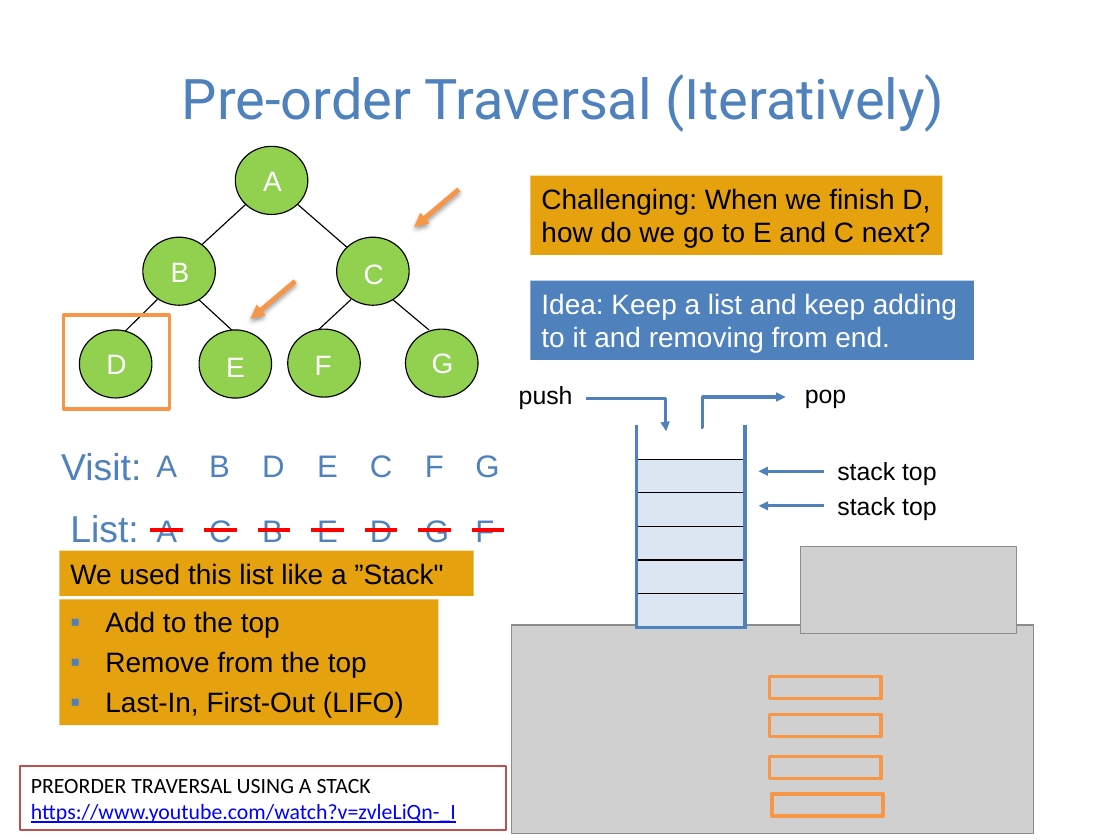
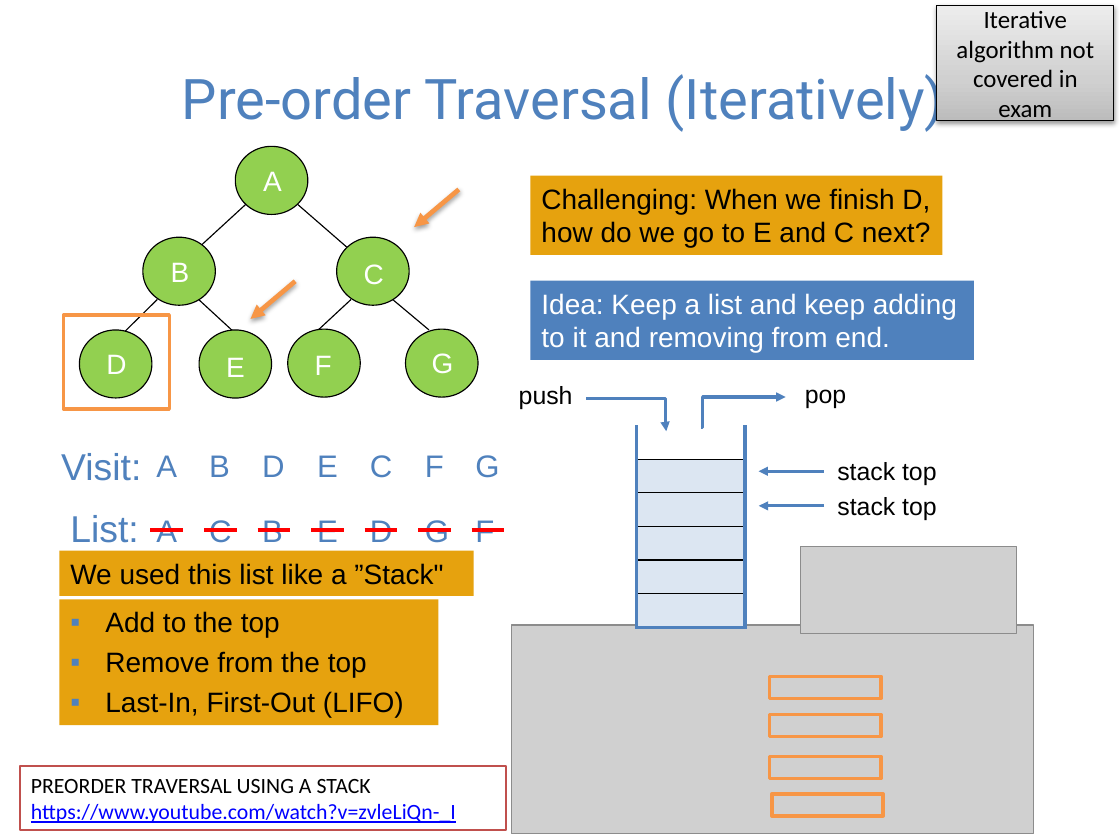
Before and after one commit to guhofstra/CSC111Fa25, a slide deck: slide 16 of PPTs/Lecture 8-binary search tree and trie.pptx. Drawn at 1120x840 pixels with LibreOffice and Linux fonts; fonts in the diff are those of the drawing; grey boxes stand for pictures. Boxes give left, top, right and bottom in pixels: in the first picture for what was removed or moved away, otherwise in the second. Text is boxed around its words. In the diff, an @@ line names an element or a change of style, - is before the commit and + after.

```diff
--- a/PPTs/Lecture 8-binary search tree and trie.pptx
+++ b/PPTs/Lecture 8-binary search tree and trie.pptx
@@ rectangle added at bbox=[936, 6, 1113, 121], fill gradient #BDBDBD to #D1D1D1 to #EEEEEE, outline #000000 0.75 pt, 16 pt, text #000000 @@
+Iterative algorithm not covered in exam
```
Also in this commit, not shown: 4 other slides changed, 10 slides added, 42 other files.
